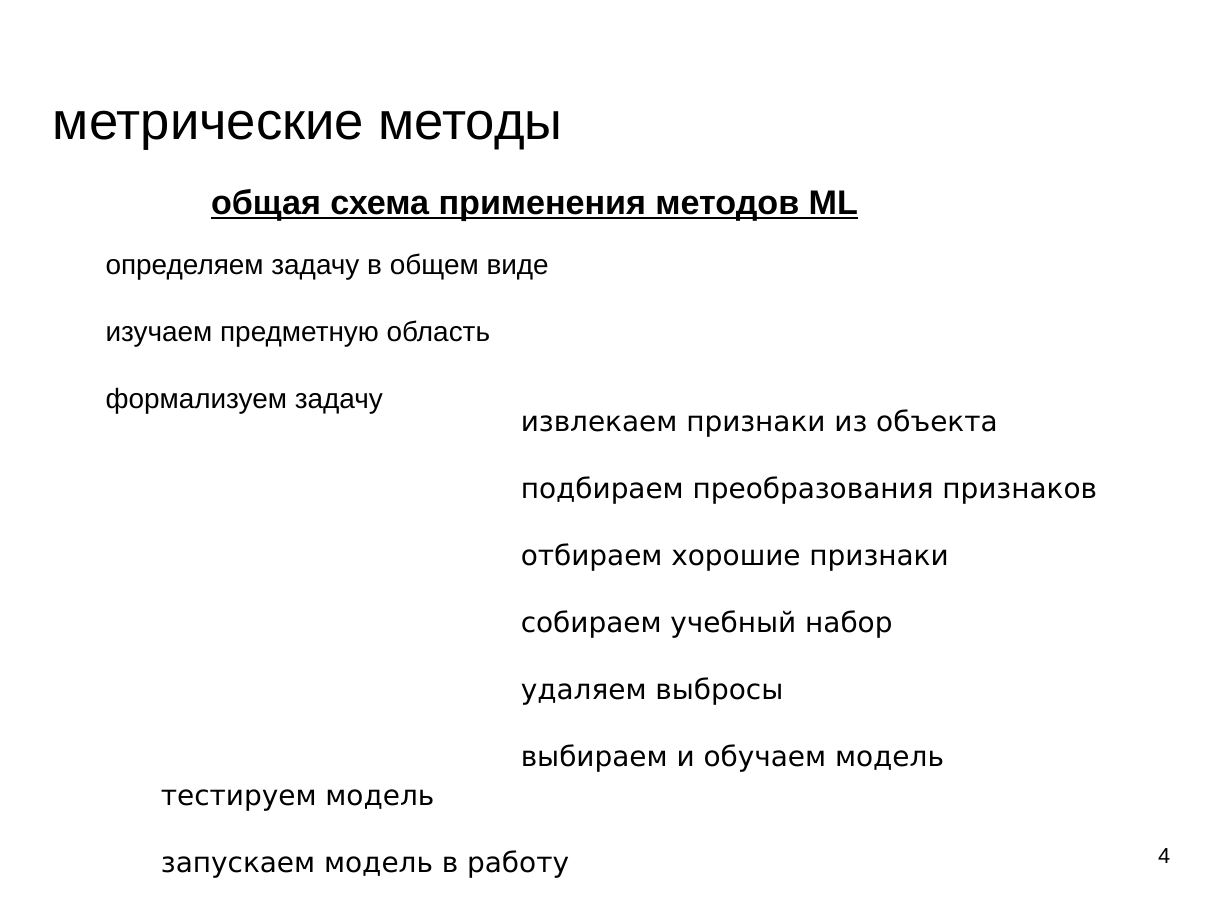
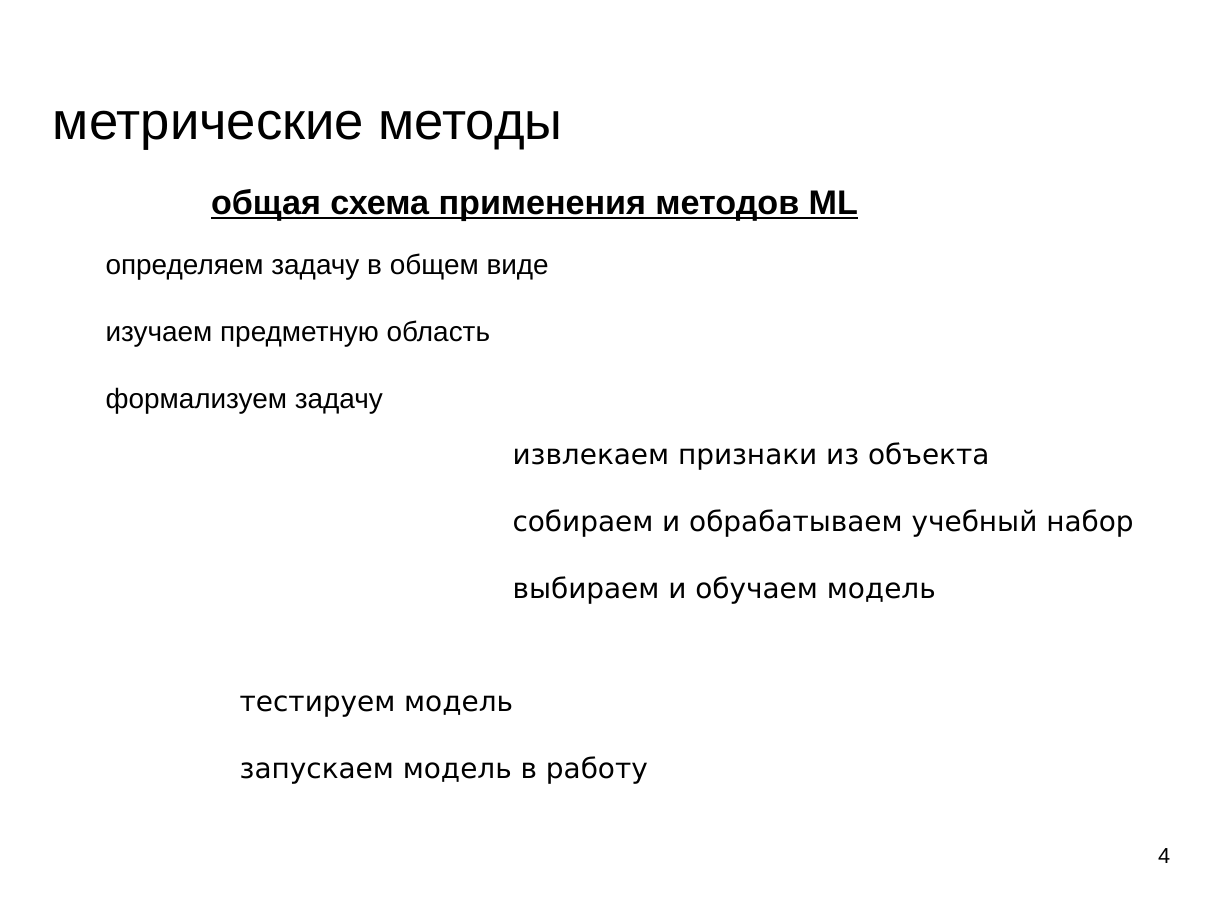
Before and after one commit to mechanoid5/ml_lectorium_legacy, a slide deck: slide 4 of 03-metric.odp. Drawn at 1232x924 pixels with LibreOffice and Linux fonts; fonts in the diff are those of the drawing; background and template pictures are left out. Boxes give left, top, right and bottom in pixels: in the first picture for what was removed or moved away, otherwise in the second. Text is boxed around its words. In the diff, an @@ line names an element or a change of style, - is before the commit and + after.

```diff
--- a/03-metric.odp
+++ b/03-metric.odp
@@ text "извлекаем признаки из объекта": place and size @@
-text "извлекаем признаки из объекта" at <box>521,409,1097,772</box>
+text "извлекаем признаки из объекта" at <box>513,442,1133,604</box>
@@ text at <box>513,509,1133,537</box>: text changed @@
-подбираем преобразования признаков
-отбираем хорошие признаки
-собираем учебный набор
-удаляем выбросы
+собираем и обрабатываем учебный набор
@@ text "тестируем модель": place and size @@
-text "тестируем модель" at <box>161,789,569,877</box>
+text "тестируем модель" at <box>240,695,648,783</box>
```
Also in this commit, not shown: 7 other slides changed, 1 slide added, 1 other file.
